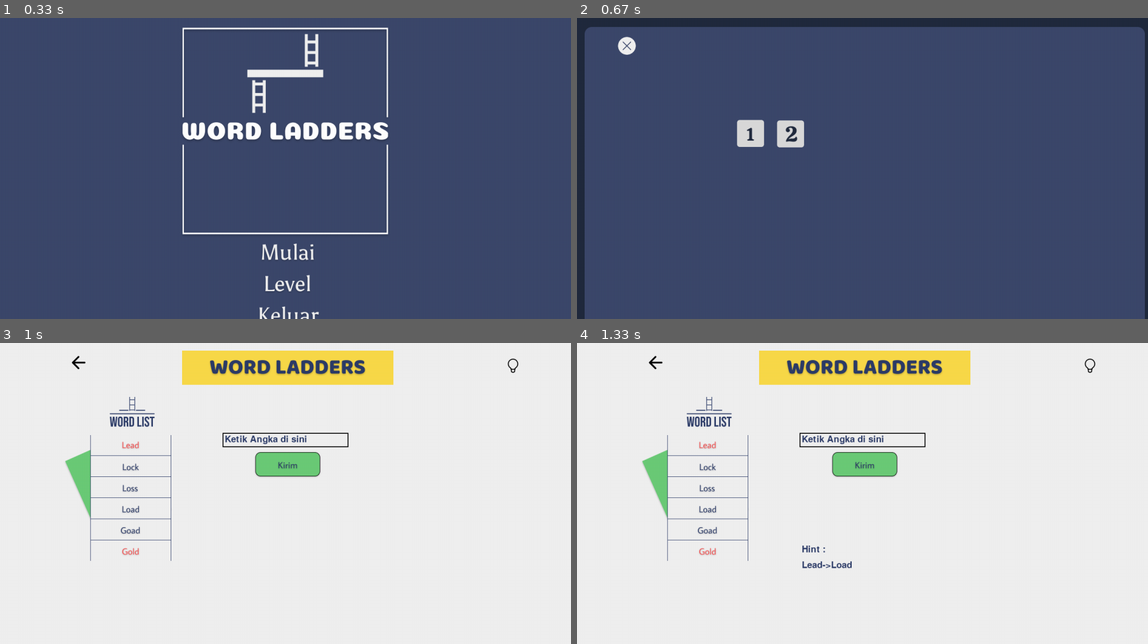
Above: before the commit, frames 1-4 (two rows, left to right).
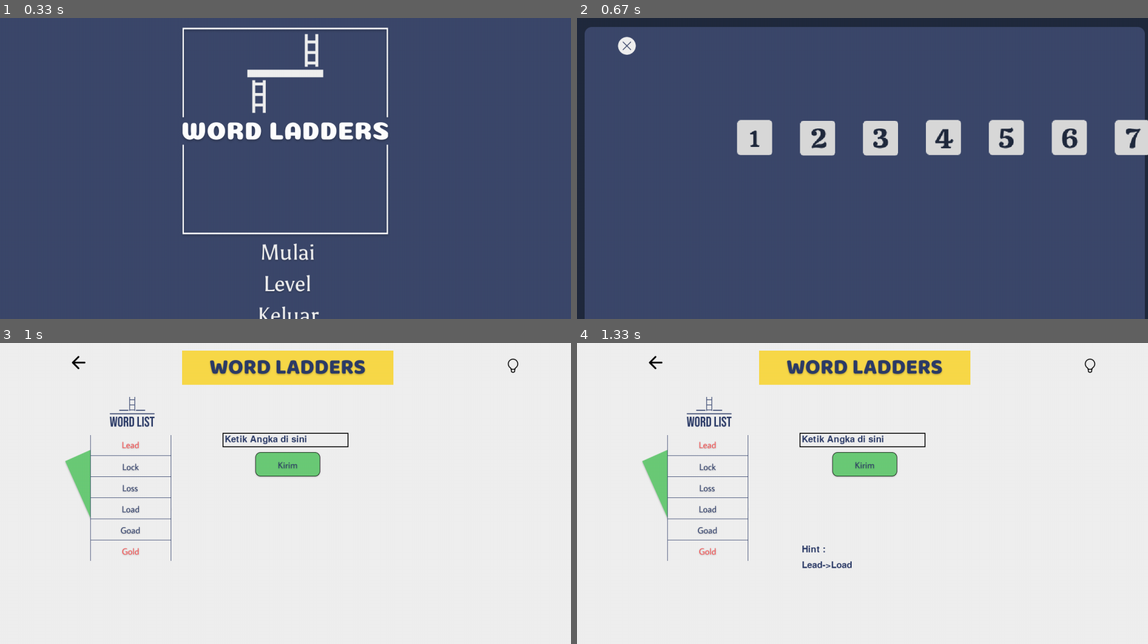
Above: after the commit, the same moments.

Repository: dagdo03/Project_KB
Game: pygame game, started from pygame/main.py
Two runs of this game, one before a commit and one after it. Both use one fixed random seed, a clock stepped at 60 frames per second and the inputs below.
Inputs (mouse positions are in pixels of both pictures, inside the frame that each line leads up to):
- Up to frame 1 (0.33 s): no input
- Up to frame 2 (0.67 s): click (862, 282) at 0.38 s
- Up to frame 3 (1 s): click (177, 463) at 0.72 s
- Up to frame 4 (1.33 s): click (1090, 364) at 1.05 s

Frame 1 is identical in both runs. In frame 2, 5.0% of the frame differs, in the area x 28-100%, y 33-46%; in frame 3, nothing differs; in frame 4, nothing differs.

Commit message:
Add Asset

Diff:
--- a/pygame/main.py
+++ b/pygame/main.py
@@ -7,8 +7,6 @@
 os.environ['SDL_VIDEO_CENTERED'] = '1'
 #initialize
 pygame.init()
-
-
 info = pygame.display.Info()
 screen_width, screen_height = info.current_w, info.current_h
 
@@ -193,23 +191,28 @@
 # select_level_2_y = bg_level.get_height() / 3
 # select_level_2_button = button.Button(select_level_2_x, select_level_2_y, select_level_2, 1)
 
-pos_x = 3.5
-pos_y = 3
+pos_x = bg_level.get_width() / 3.5
+pos_y = bg_level.get_height() / 3
 select_level = {}
 select_level_x = {}
 select_level_y = {}
 select_level_button = {}
-for i in range(1, 3):
+for i in range(1, 15):
+    if i == 8:
+        pos_y = pos_y + 70
+    if i == 0:
+        continue
     var = "select_level_" + str(i)
     link = 'pygame/Assets/gameplay/selectlevel/level' + str(i) + '.png'
     select_level[var] = pygame.image.load(link).convert_alpha()
     var_x = var + '_x'
     var_y = var + '_y'
     var_button = var + '_button'
-    select_level_x[var_x] = bg_level.get_width() / pos_x
-    select_level_y[var_y] = bg_level.get_height() / pos_y
-    select_level_button[var_button] = button.Button(select_level_x[var_x], select_level_y[var_y], select_level[var], 1)
-    pos_x -= 0.7
+    select_level_x[var_x] = pos_x
+    select_level_y[var_y] = pos_y
+    if i < 9:
+        pos_x += 140
+    select_level_button[var_button] = button.Button(select_level_x[var_x], select_level_y[var_y], select_level[var], 1.3)
 
 #BFS
 def selectLevel():
@@ -428,7 +431,7 @@
         #         number = 2
         #         count = 1
         #         running = "gameplay"
-        for i in range(1, 3):
+        for i in range(1, 15):
             tombol = "select_level_" + str(i) + "_button"
             # select_level_button[tombol]
             if select_level_button[tombol].draw(screen):
